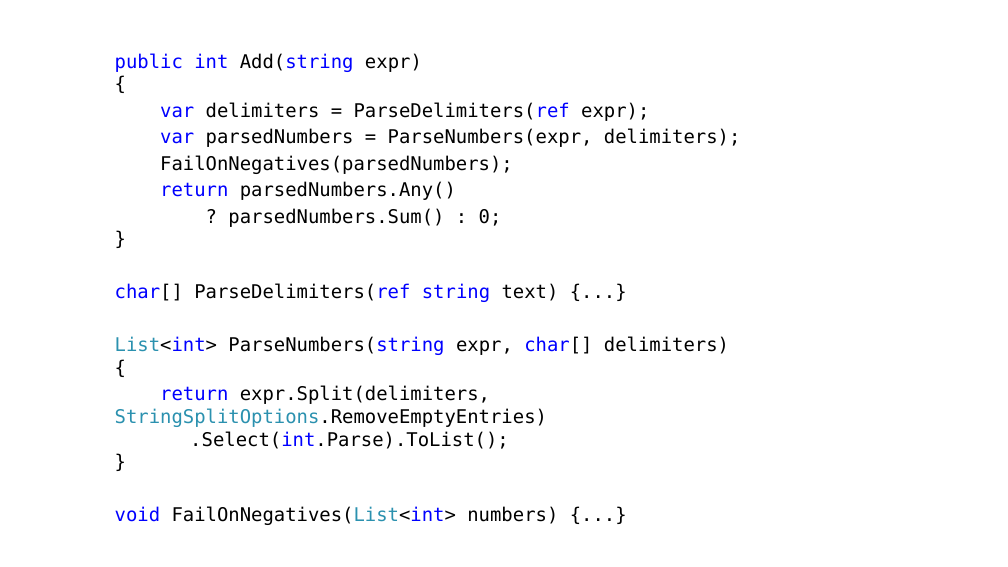
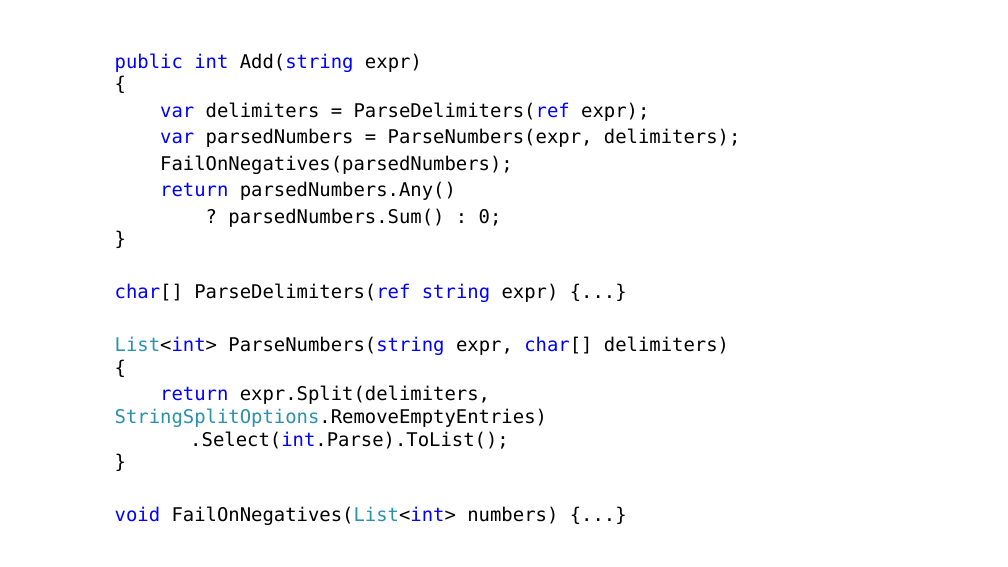
Before and after one commit to kontur-courses/tdd, a slide deck: slide 18 of cs/StringCalculator TDD Kata CS.pptx. Drawn at 1008x567 pixels with LibreOffice and Linux fonts; fonts in the diff are those of the drawing. Boxes give left, top, right and bottom in pixels: in the first picture for what was removed or moved away, otherwise in the second. Text is boxed around its words. In the diff, an @@ line names an element or a change of style, - is before the commit and + after.

```diff
--- a/cs/StringCalculator TDD Kata CS.pptx
+++ b/cs/StringCalculator TDD Kata CS.pptx
@@ text at (115,283,559,302): text changed @@
-char[] ParseDelimiters(ref string text) {...}
+char[] ParseDelimiters(ref string expr) {...}
```
Also in this commit, not shown: 1 other slide changed, 1 other file.
